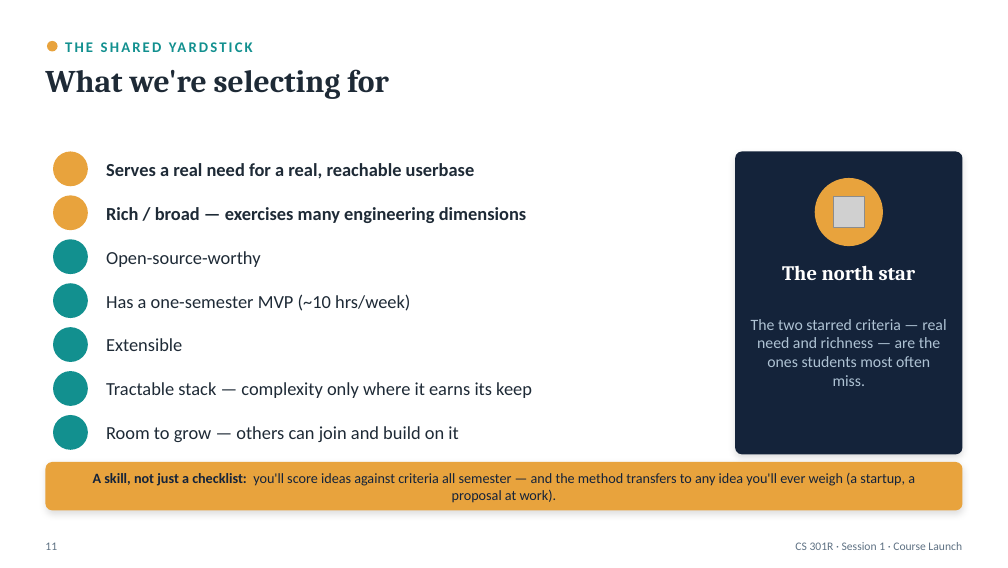
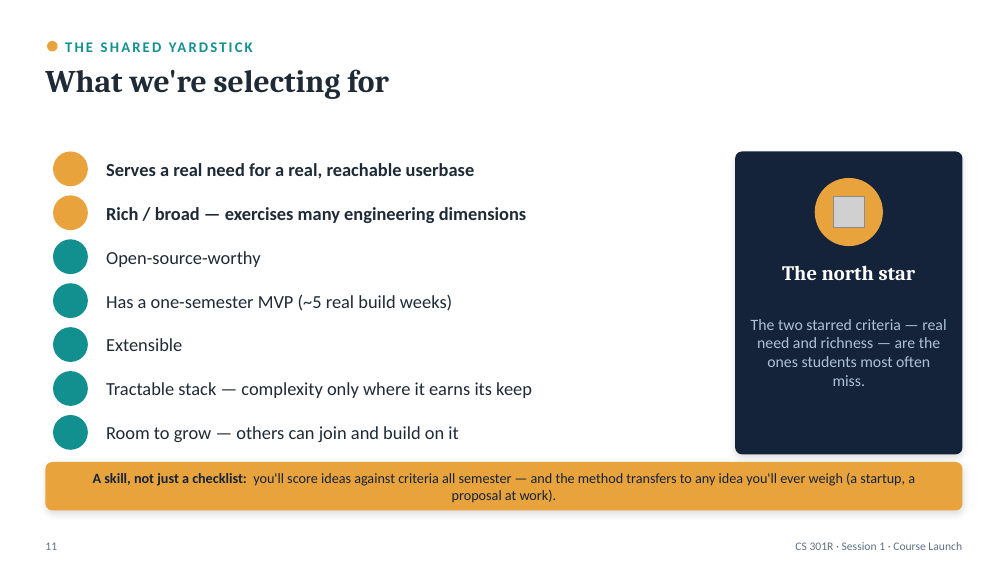
Before and after one commit to BYU-CS-Course-Ops/CS380, a slide deck: slide 11 of lectures/Session01-CourseLaunch.pptx. Drawn at 1008x568 pixels with LibreOffice and Linux fonts; fonts in the diff are those of the drawing; grey boxes stand for pictures; background and template pictures are left out. Boxes give left, top, right and bottom in pixels: in the first picture for what was removed or moved away, otherwise in the second. Text is boxed around its words. In the diff, an @@ line names an element or a change of style, - is before the commit and + after.

Commit message:
clean up language about time available to build MVP.

```diff
--- a/lectures/Session01-CourseLaunch.pptx
+++ b/lectures/Session01-CourseLaunch.pptx
@@ text at <box>106,294,452,311</box>: text changed @@
-Has a one-semester MVP (~10 hrs/week)
+Has a one-semester MVP (~5 real build weeks)
```
Also in this commit, not shown: 12 other files.
